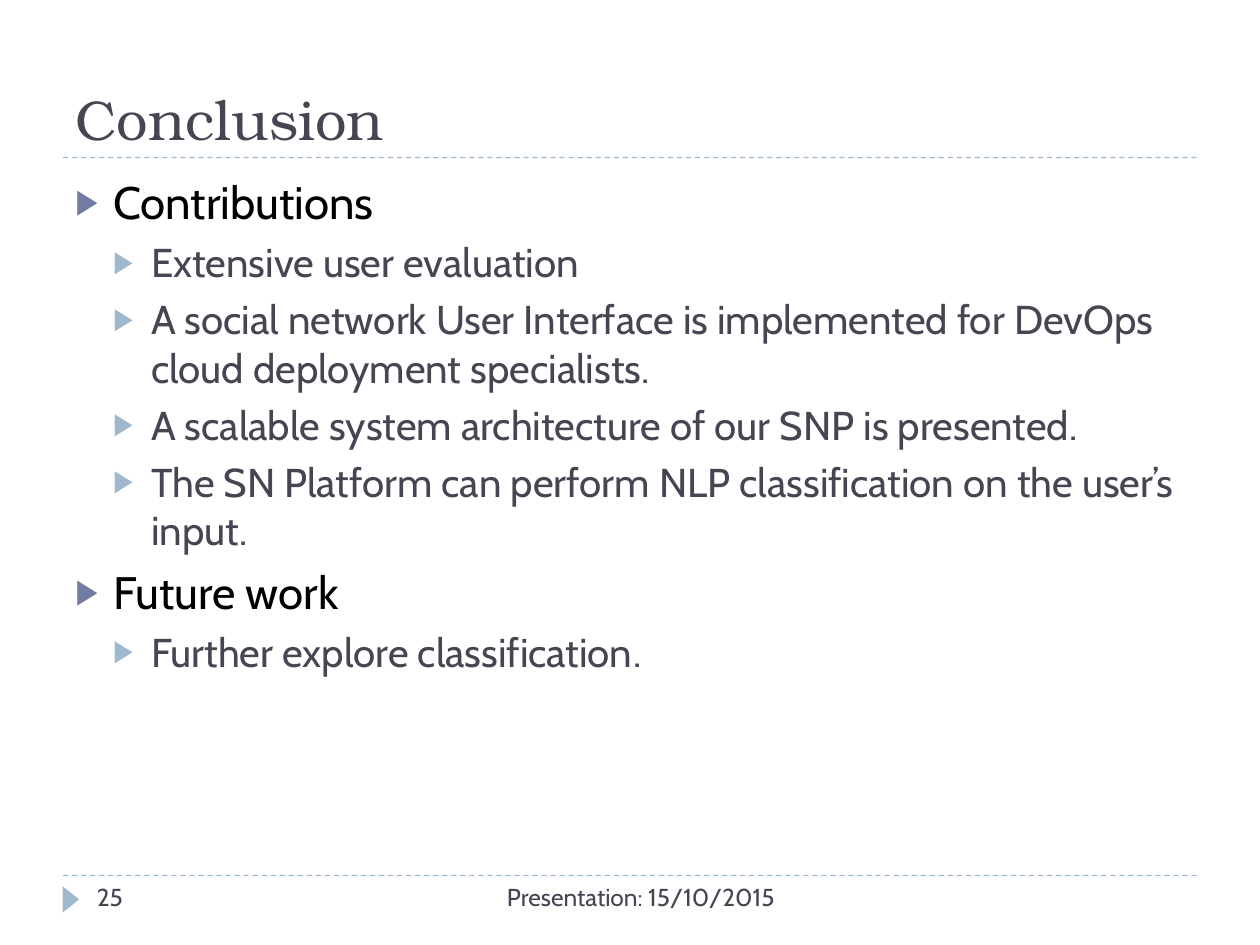
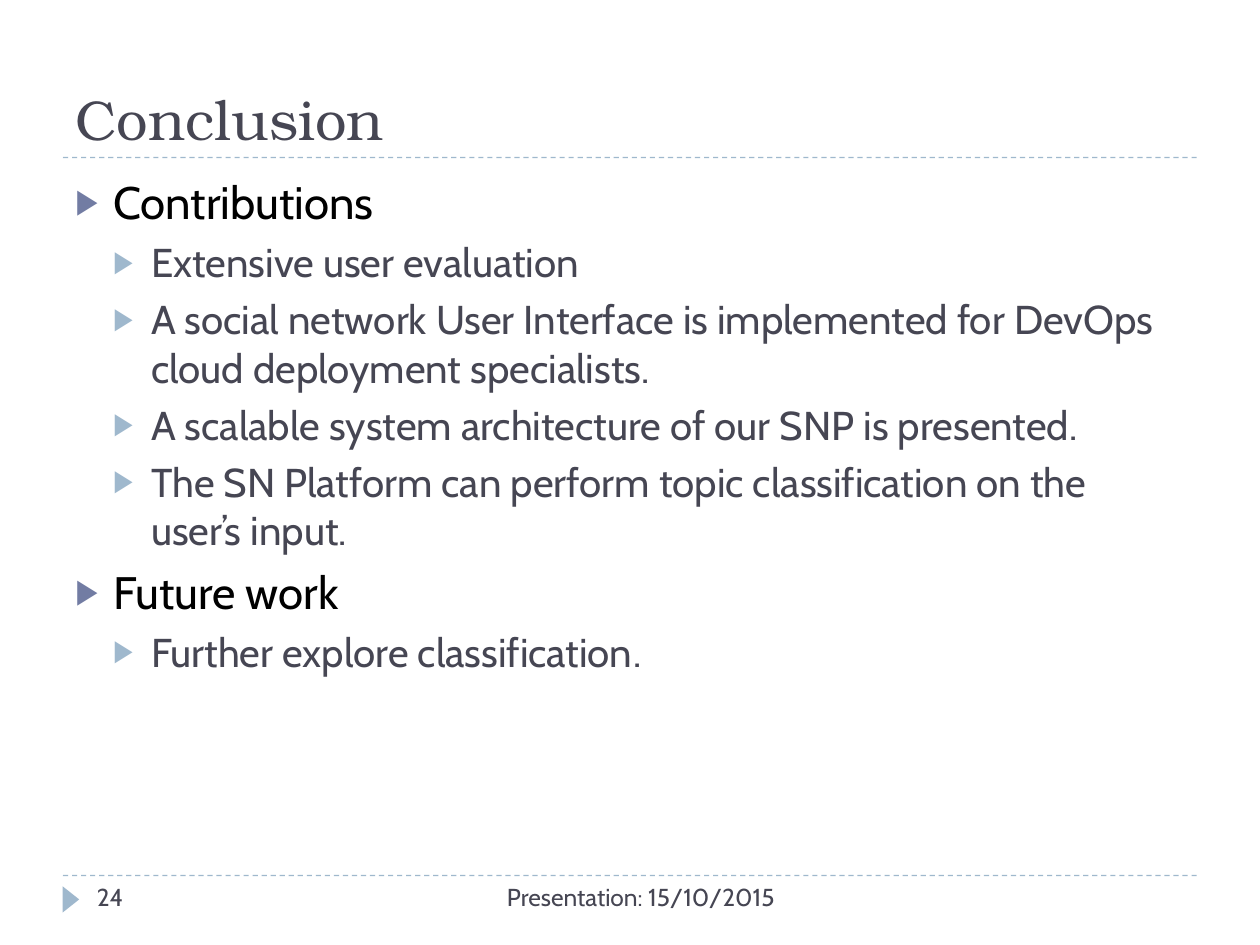
Before and after one commit to Christos-Papoulas/master_thesis, a slide deck: slide 24 of presentation/presentation.pptx (slide 25 before the commit). Drawn at 1260x945 pixels with LibreOffice and Linux fonts; fonts in the diff are those of the drawing. Boxes give left, top, right and bottom in pixels: in the first picture for what was removed or moved away, otherwise in the second. Text is boxed around its words. In the diff, an @@ line names an element or a change of style, - is before the commit and + after.

Commit message:
small changes

```diff
--- a/presentation/presentation.pptx
+++ b/presentation/presentation.pptx
@@ text at [151,467,1086,554]: text changed @@
-  ▶ The SN Platform can perform NLP classification on the user’s input.
+  ▶ The SN Platform can perform topic classification on the user’s input.
@@ page number at [97,888,124,906]: text changed @@
-25
+24
```
